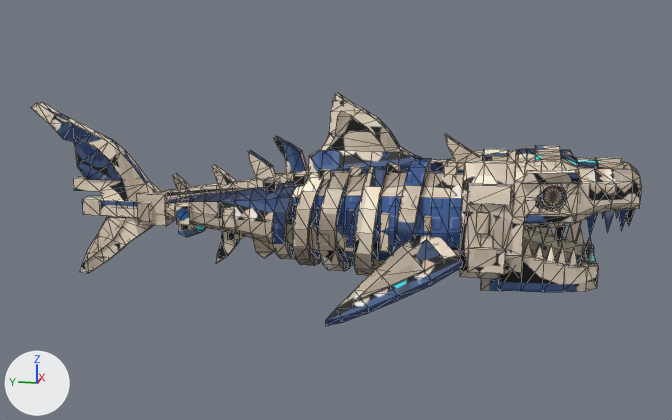
The FBX model assets/SkeletalShark/fbx/SkeletalShark_Attack.fbx: old version first, new version second.
One viewpoint serves both versions: a 50 mm lens placed at (-0.2088, -0.0465, 0.0716), pointed at (-0.0002, -0.0047, 0.0194). Every picture has the same lights, and +X, +Y and +Z are marked at lower left. The older version comes first. Mesh edges are drawn as thin lines. Where no turn or scale is listed for an object, it has been applied to the vertices. Vertices at exactly the same position are counted once.

Before the edit, the objects in view are built like this:
```python
me_skeletalshark = bpy.data.meshes.new('SkeletalShark')
me_skeletalshark.from_pydata(...)  # 1931 vertices, 3534 faces; spans x -0.0317..0.0317, y -0.072..0.0708, z 0.0003..0.0468
me_skeletalshark.materials.append(mat_m_skeletalshark)
ob_skeletalshark = bpy.data.objects.new('SkeletalShark', me_skeletalshark)
ob_skeletalshark.location = (0.0, 0.0, 0.0)
```
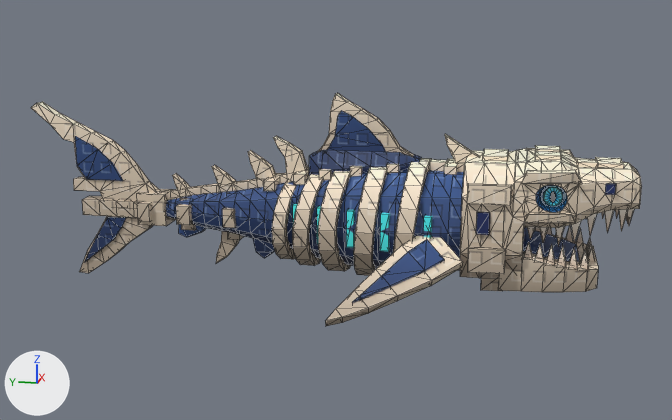
Edits to the bpy script that builds the scene:
```text
Change me_skeletalshark:
    used by ob_skeletalshark; location = (0.0, 0.0, 0.0)
    remove me_skeletalshark.from_pydata(...)  # 1931 vertices, 3534 faces; spans x -0.0317..0.0317, y -0.072..0.0708, z 0.0003..0.0468
    add me_skeletalshark.from_pydata(...)  # 2035 vertices, 3738 faces; spans x -0.0317..0.0317, y -0.072..0.0708, z 0.0003..0.0468
    me_skeletalshark part 1: the loose piece of 5 vertices spanning x -0.0049..-0.0029, y -0.064..-0.062, z 0.0115..0.0151 is scaled about its middle by (1, 1, 1.17), then moved by (0.0, 0.0, -0.0004)
    me_skeletalshark part 2: a new loose piece of 20 vertices spanning x -0.0102..0.0102, y -0.0603..-0.0432, z 0.0116..0.0163, in mat_m_skeletalshark
    me_skeletalshark part 3: 34 vertices moved from x -0.0141..0.0141, y -0.0642..-0.0432, z 0.0117..0.0302 to x -0.0141..0.0141, y -0.0642..-0.0432, z 0.0117..0.0304; 194 vertices removed from x -0.0141..0.0141, y -0.0714..-0.0432, z 0.009..0.0302; 278 vertices added at x -0.0141..0.0141, y -0.0714..-0.0432, z 0.011..0.0304
    me_skeletalshark part 4: 3037 kept faces spanning x -0.0317..0.0317, y -0.072..0.0708, z 0.0003..0.0468 get new texture (UV) coordinates
    other edits to the shape of me_skeletalshark do not show in these pictures
```

Where the change shows, as pixel boxes (x1, y1, x2, y2) in the pictures (672 x 420 px; the box of a moved part takes in the faces that stretch with it):
part 1 of me_skeletalshark, moved or reshaped: before (587, 246, 596, 262); after (588, 247, 595, 261)
part 2 of me_skeletalshark, added (blue): after (523, 227, 580, 262)
part 3 of me_skeletalshark, moved or reshaped: before (498, 183, 635, 292); after (498, 183, 634, 292)
part 4 of me_skeletalshark, surface changed: (32, 93, 642, 326) in both
